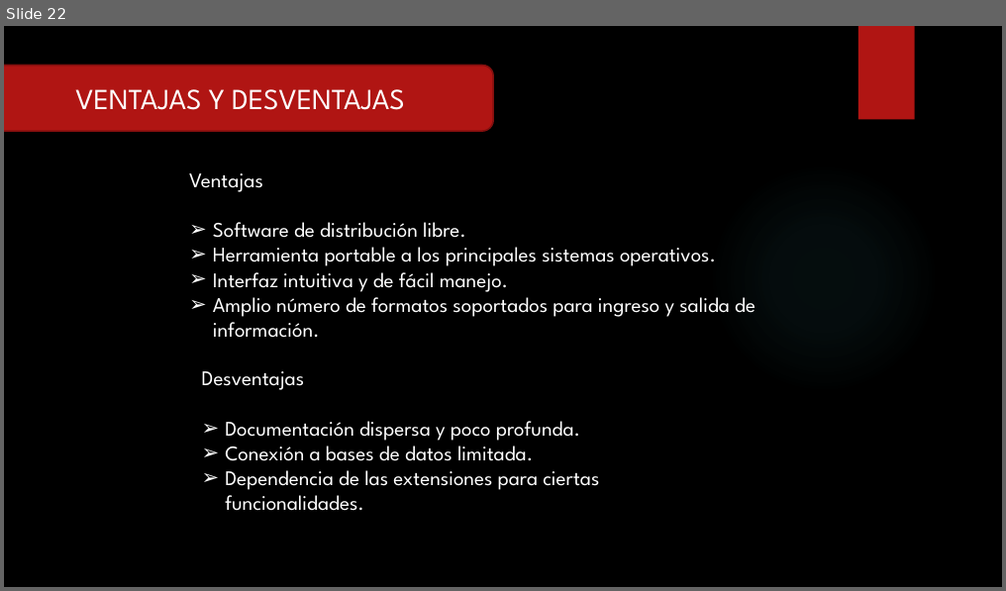
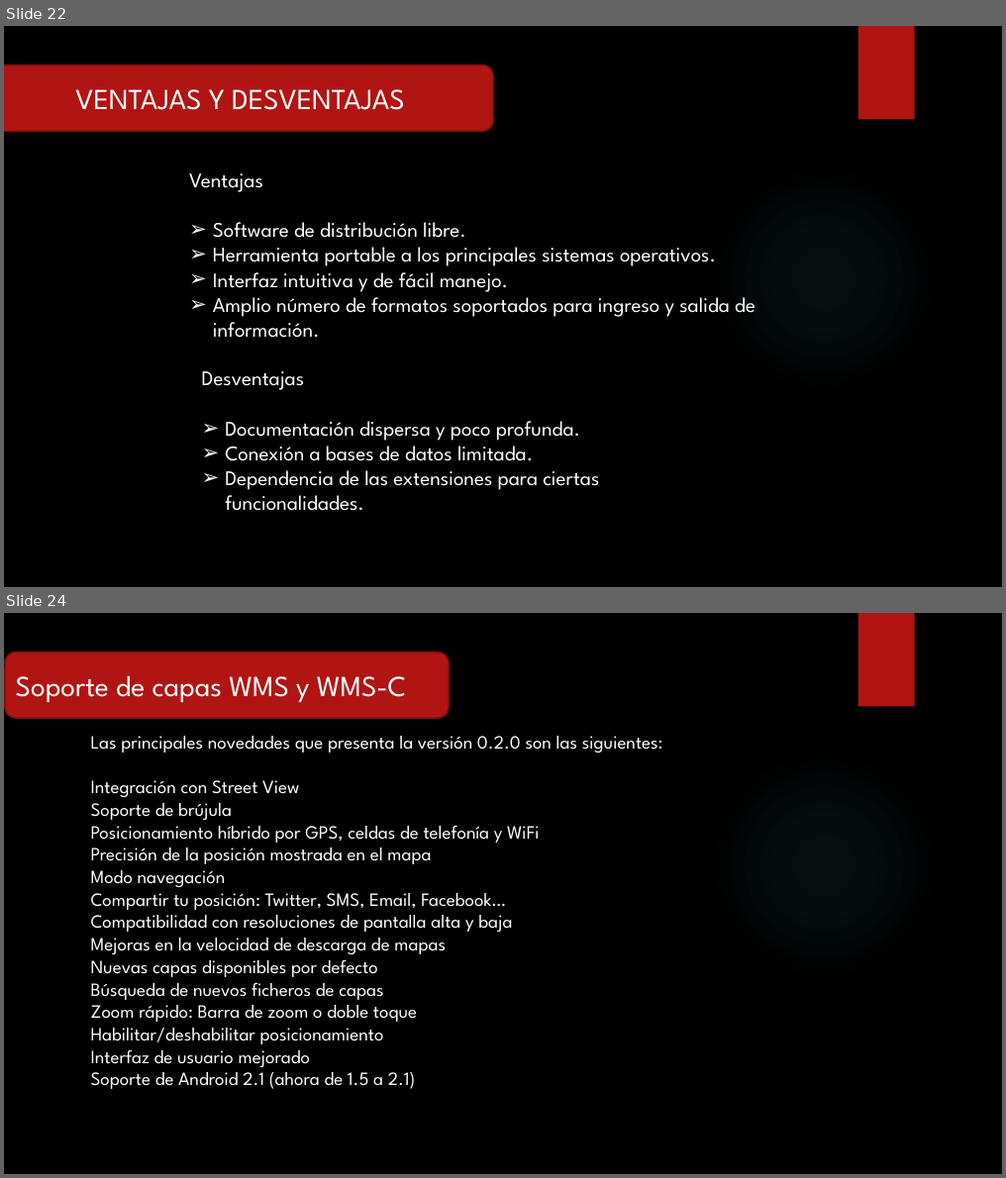
Before and after one commit to RFray/gvSIG, a slide deck: Expo-gvSIG.pptx. Shown one above the other, each under a label of ours: slide 22 before the commit, slides 22 and 24 after it; the slides between them are not shown. The pictures are 1006x591 and 1006x1178 pixels, drawn with LibreOffice and Linux fonts; fonts in the diff are those of the drawing; background and template pictures are left out. Boxes give left, top, right and bottom in pixels: in the first picture for what was removed or moved away, otherwise in the second. Text is boxed around its words. In the diff, an @@ line names an element or a change of style, - is before the commit and + after.

```diff
--- a/Expo-gvSIG.pptx
+++ b/Expo-gvSIG.pptx
@@ slide 24 added at (4, 613, 1002, 1174), background picture (left out); not listed: 2 template elements that a slide beside it also shows @@
@@ rounded rectangle added at (5, 652, 449, 718), fill #B01513, outline #82100E 1.5 pt, 28 pt, text #FFFFFF @@
+Soporte de capas WMS y WMS-C
@@ text added at (91, 736, 663, 1089), 18 pt, text #FFFFFF @@
+Las principales novedades que presenta la versión 0.2.0 son las siguientes:
+Integración con Street View
+Soporte de brújula
+Posicionamiento híbrido por GPS, celdas de telefonía y WiFi
+Precisión de la posición mostrada en el mapa
+Modo navegación
+Compartir tu posición: Twitter, SMS, Email, Facebook…
+Compatibilidad con resoluciones de pantalla alta y baja
+Mejoras en la velocidad de descarga de mapas
+Nuevas capas disponibles por defecto
+Búsqueda de nuevos ficheros de capas
+Zoom rápido: Barra de zoom o doble toque
+Habilitar/deshabilitar posicionamiento
+Interfaz de usuario mejorado
+Soporte de Android 2.1 (ahora de 1.5 a 2.1)
```
Also in this commit, not shown: 1 slide changed, 1 other slide added, 1 other file.
